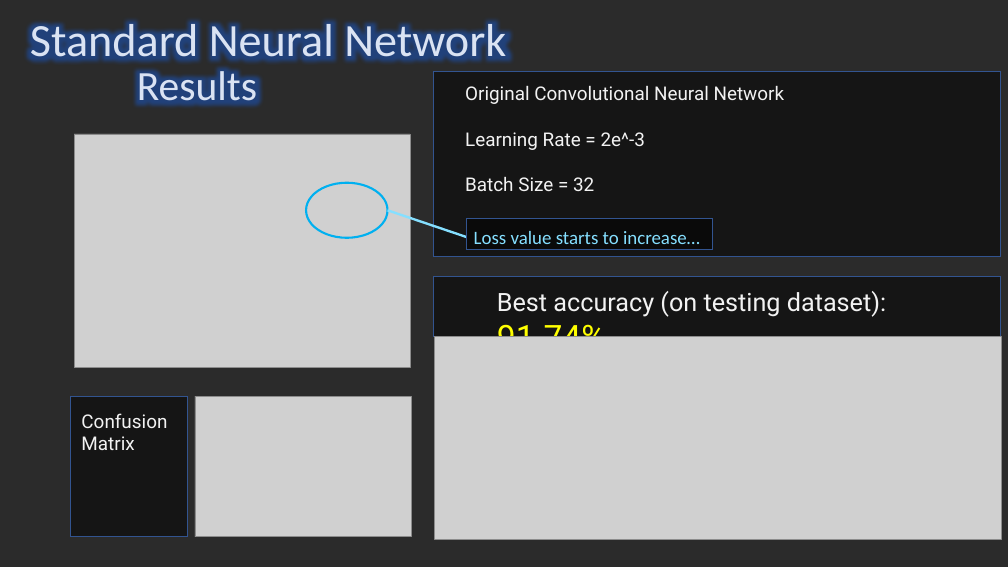
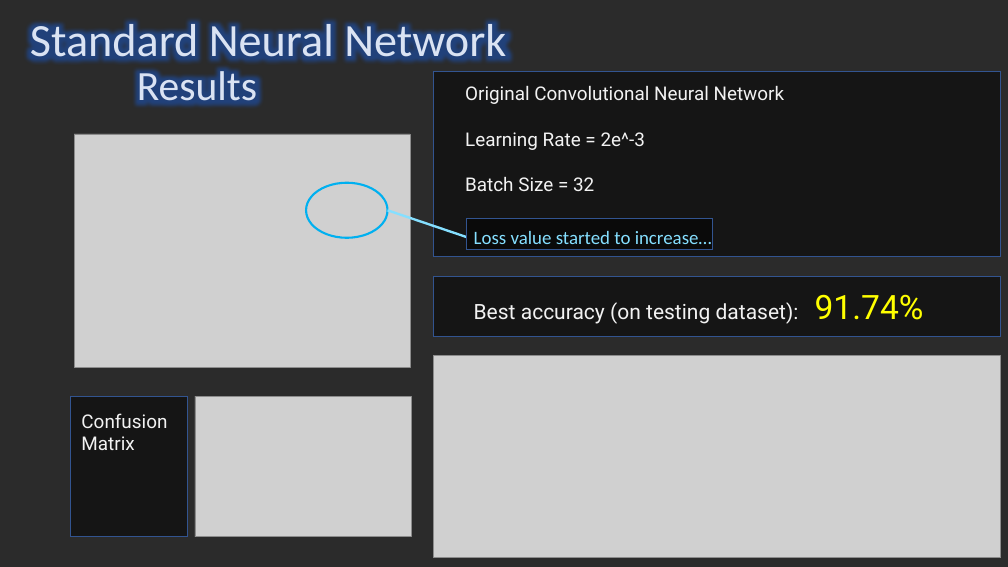
Before and after one commit to optimusium/PSUPR2, a slide deck: slide 25 of CA2 Identifying Wafer Failures with Deep Learning2_26Sep19.pptx. Drawn at 1008x567 pixels with LibreOffice and Linux fonts; fonts in the diff are those of the drawing; grey boxes stand for pictures; background and template pictures are left out; a plain dark background stands for a picture behind light text. Boxes give left, top, right and bottom in pixels: in the first picture for what was removed or moved away, otherwise in the second. Text is boxed around its words. In the diff, an @@ line names an element or a change of style, - is before the commit and + after.

```diff
--- a/CA2 Identifying Wafer Failures with Deep Learning2_26Sep19.pptx
+++ b/CA2 Identifying Wafer Failures with Deep Learning2_26Sep19.pptx
@@ text at (x1=474, y1=231, x2=712, y2=244): text changed @@
-Loss value starts to increase…
+Loss value started to increase…
@@ text "Best accuracy (on testing dataset): ..." moved from (x1=497, y1=291, x2=886, y2=337) to (x1=474, y1=294, x2=924, y2=324) @@
@@ text "Best accuracy (on testing dataset): ..." at (x1=474, y1=294, x2=924, y2=324): size 24 to 20 pt in "Best accuracy (on testing dataset):" @@
@@ picture moved from (x1=434, y1=337, x2=1001, y2=539) to (x1=433, y1=355, x2=1000, y2=557) @@
```
Also in this commit, not shown: 17 other slides changed, 2 slides added, 3 slides removed, 4 other files.
